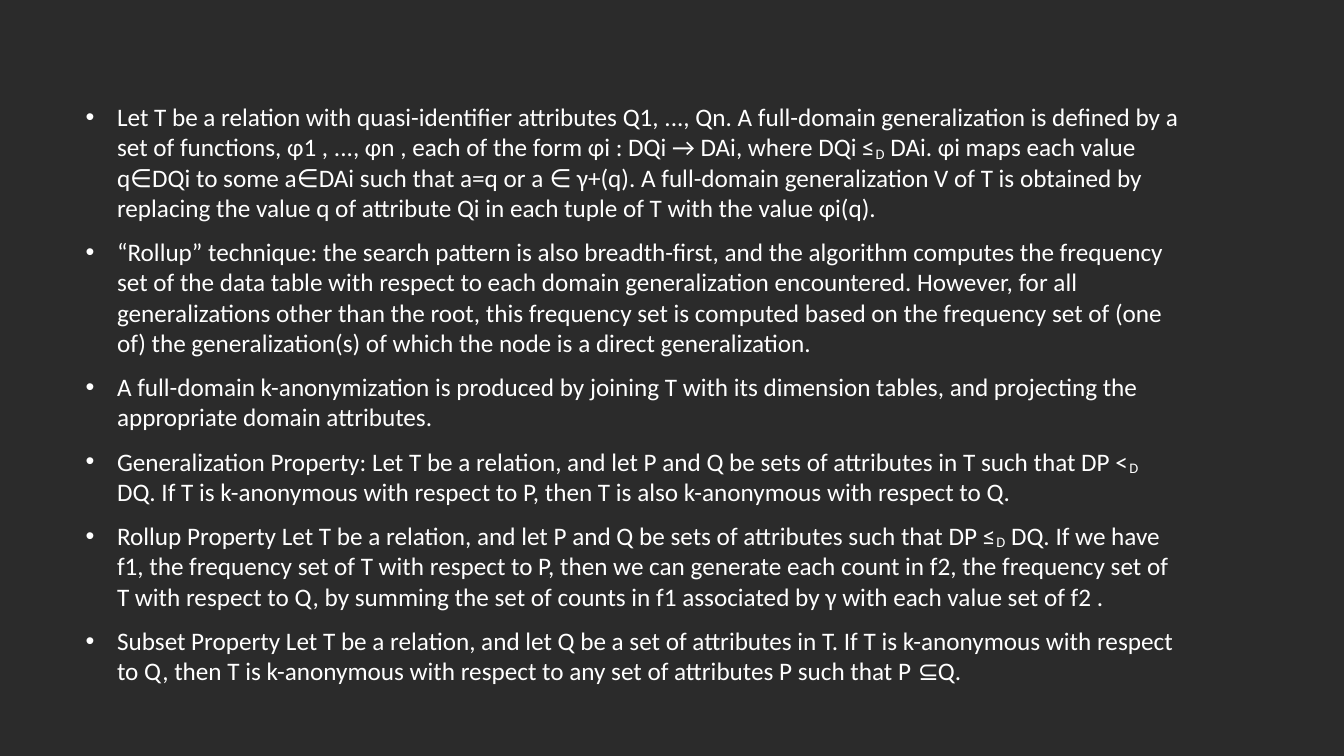
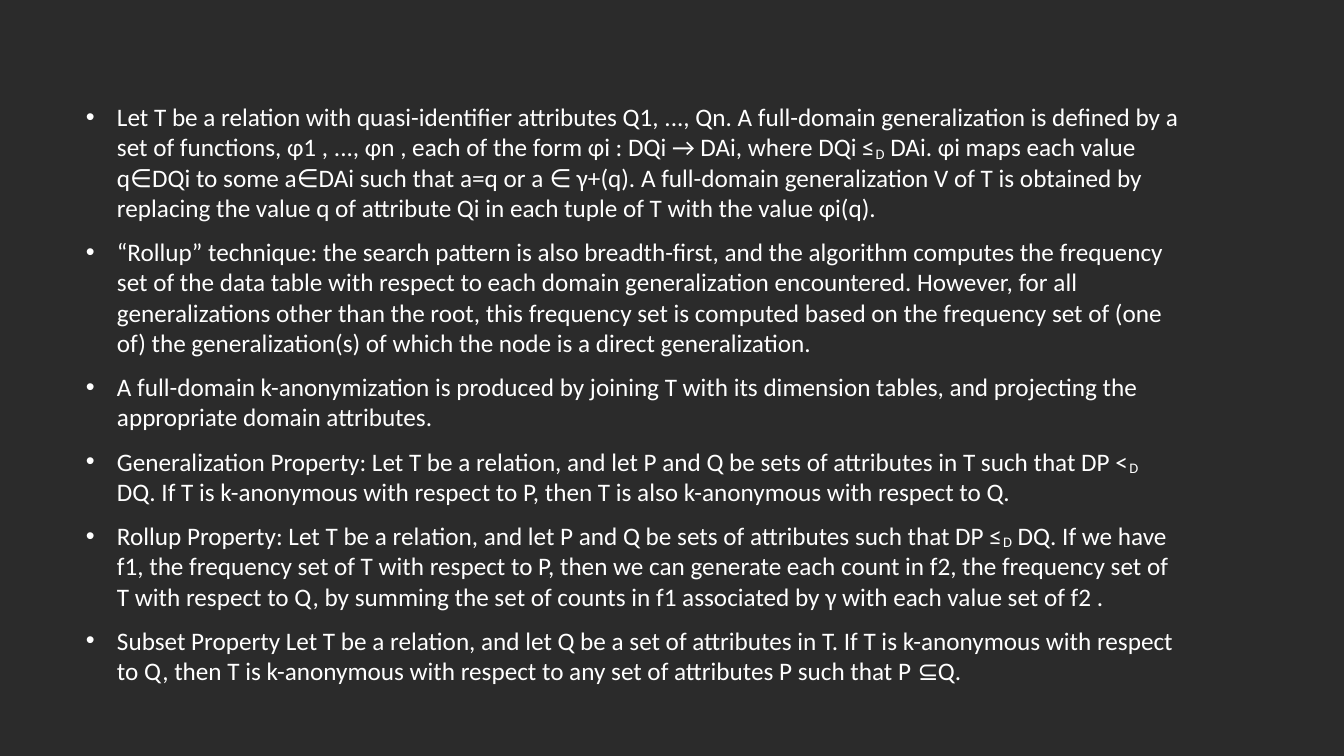
Before and after one commit to avoladj/Incognito-k-anonymity, a slide deck: slide 4 of Report/presentazione.pptx. Drawn at 1344x756 pixels with LibreOffice and Linux fonts; fonts in the diff are those of the drawing; background and template pictures are left out; a plain dark background stands for a picture behind light text. Boxes give left, top, right and bottom in pixels: in the first picture for what was removed or moved away, otherwise in the second. Text is boxed around its words. In the diff, an @@ line names an element or a change of style, - is before the commit and + after.

```diff
--- a/Report/presentazione.pptx
+++ b/Report/presentazione.pptx
@@ text at <box>117,527,1168,611</box>: text changed @@
-• Rollup Property Let T be a relation, and let P and Q be sets of attributes such that DP ≤D DQ. If we have f1, the frequency set of T with respect to P, then we can generate each count in f2, the frequency set of T with respect to Q, by summing the set of counts in f1 associated by γ with each value set of f2 .
+• Rollup Property: Let T be a relation, and let P and Q be sets of attributes such that DP ≤D DQ. If we have f1, the frequency set of T with respect to P, then we can generate each count in f2, the frequency set of T with respect to Q, by summing the set of counts in f1 associated by γ with each value set of f2 .
```
Also in this commit, not shown: 5 other slides changed, 1 other file.
